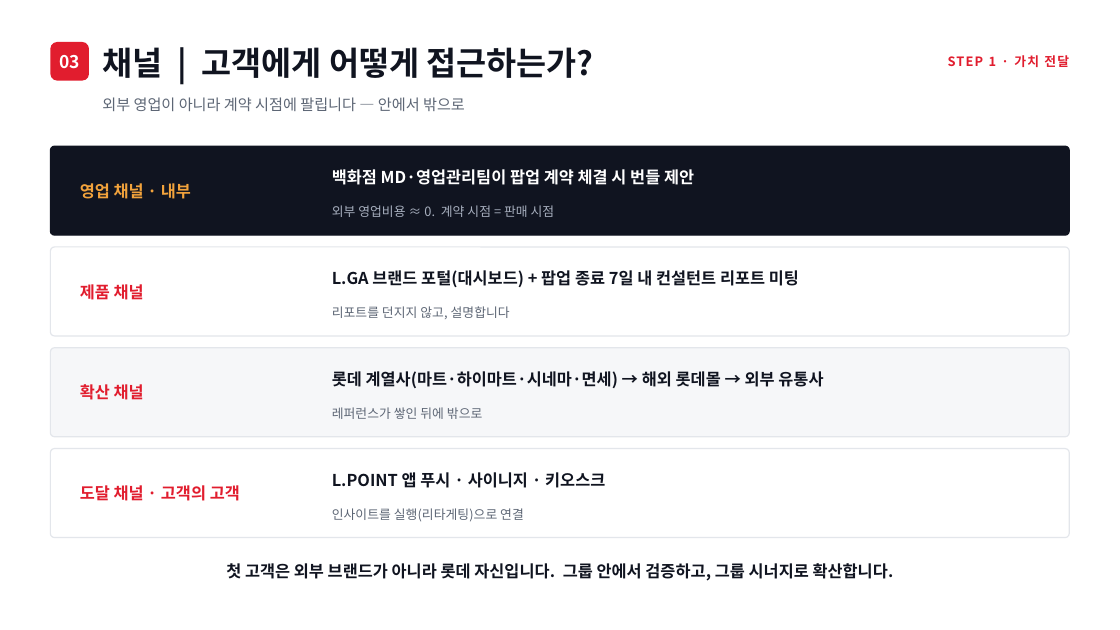
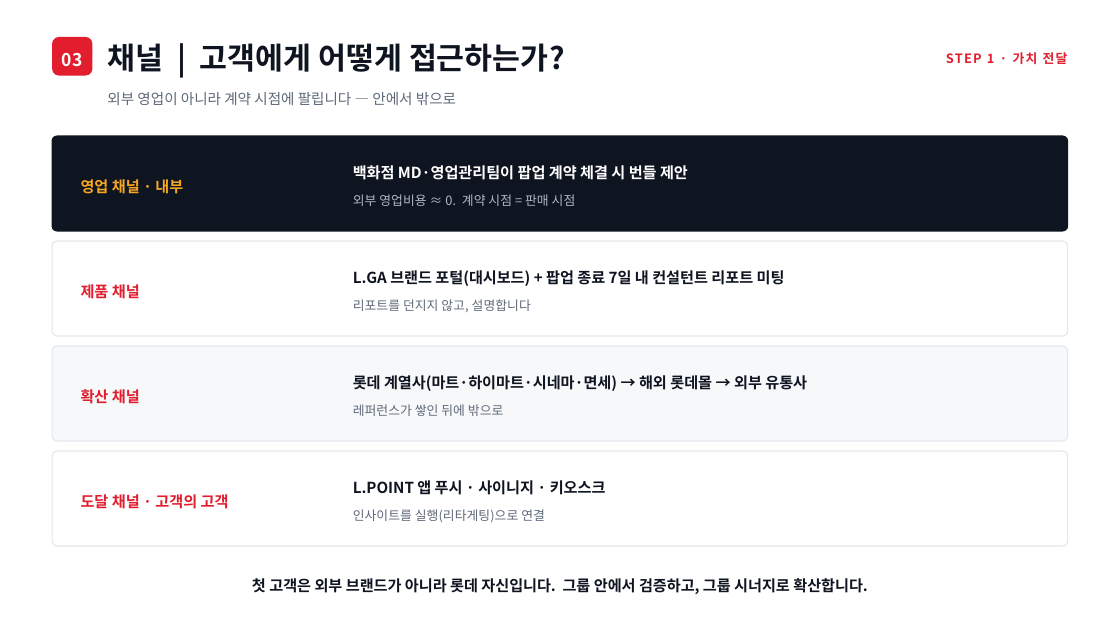
Before and after one commit to neti84-design/LMBA, a slide deck: slide 7 of LGA_롯데신사업_발표.pptx. Drawn at 1120x630 pixels with LibreOffice and Linux fonts; fonts in the diff are those of the drawing. Boxes give left, top, right and bottom in pixels: in the first picture for what was removed or moved away, otherwise in the second. Text is boxed around its words. In the diff, an @@ line names an element or a change of style, - is before the commit and + after.

```diff
--- a/LGA_롯데신사업_발표.pptx
+++ b/LGA_롯데신사업_발표.pptx
@@ text "03" at [62,53,83,67]: line spacing 1 to 23pt @@
@@ rounded rectangle: place and size @@
-rounded rectangle at [50,42,89,81]
+rounded rectangle at [52,37,92,76]
@@ text "채널 | 고객에게 어떻게 접근하는가?" at [107,43,565,72]: size 28 to 26 pt, text colour #101420 to #0E1420; line spacing 1 to 31pt @@
@@ text "STEP 1 · 가치 전달" at [946,52,1068,64]: line spacing 1 to 17pt @@
@@ text "외부 영업이 아니라 계약 시점에 ..." at [107,92,456,105]: size 13 to 12.5 pt, text colour #5D6675 to #5E6979; line spacing 1 to 19pt; vertical alignment middle to top @@
@@ rounded rectangle: place and size @@
-rounded rectangle at [50,146,1070,235]
+rounded rectangle at [52,136,1068,231]
@@ rounded rectangle at [52,136,1068,231]: fill #101420 to #0E1420; outline #101420 1 pt to #0E1420 1 pt; proportions changed @@
@@ text "영업 채널 · 내부" at [81,179,183,194]: size 14 to 13 pt, text colour #F2A33C to #F5A623; line spacing 1 to 20pt @@
@@ text "백화점 MD·영업관리팀이 팝업 계약 체결 ...": place and size @@
-text "백화점 MD·영업관리팀이 팝업 계약 체결 ..." at [332,169,694,185]
+text "백화점 MD·영업관리팀이 팝업 계약 체결 ..." at [353,165,688,180]
@@ text "백화점 MD·영업관리팀이 팝업 계약 체결 ..." at [353,165,688,180]: size 14 to 13 pt; line spacing 1 to 20pt; vertical alignment middle to top @@
@@ text "외부 영업비용 ≈ 0. 계약 ...": place and size @@
-text "외부 영업비용 ≈ 0. 계약 ..." at [332,205,555,217]
+text "외부 영업비용 ≈ 0. 계약 ..." at [353,194,576,206]
@@ text "외부 영업비용 ≈ 0. 계약 ..." at [353,194,576,206]: text colour #A7AFBE to #AEB8C7; line spacing 1 to 17pt; vertical alignment middle to top @@
@@ rounded rectangle: place and size @@
-rounded rectangle at [50,247,1070,336]
+rounded rectangle at [52,241,1068,336]
@@ rounded rectangle at [52,241,1068,336]: outline #E3E6EB 1 pt to #E4E8EE 1 pt; proportions changed @@
@@ text "L.GA 브랜드 포털(대시보드) + 팝업 ...": place and size @@
-text "L.GA 브랜드 포털(대시보드) + 팝업 ..." at [332,270,799,287]
+text "L.GA 브랜드 포털(대시보드) + 팝업 ..." at [353,270,785,286]
@@ text colour #5D6675 to #5E6979; line spacing 1 to 17pt; vertical alignment middle to top in 3 elements at [353,509,545,523], [353,404,503,416], [353,299,531,312] @@
@@ text "리포트를 던지지 않고, 설명합니다": place and size @@
-text "리포트를 던지지 않고, 설명합니다" at [332,306,510,319]
+text "리포트를 던지지 않고, 설명합니다" at [353,299,531,312]
@@ rounded rectangle: place and size @@
-rounded rectangle at [50,348,1070,437]
+rounded rectangle at [52,346,1068,441]
@@ rounded rectangle at [52,346,1068,441]: fill #F6F7F9 to #F7F8FA; outline #E3E6EB 1 pt to #E4E8EE 1 pt; proportions changed @@
@@ text "롯데 계열사(마트·하이마트·시네마·면세) → 해외 롯데몰 ...": place and size @@
-text "롯데 계열사(마트·하이마트·시네마·면세) → 해외 롯데몰 ..." at [332,371,823,388]
+text "롯데 계열사(마트·하이마트·시네마·면세) → 해외 롯데몰 ..." at [353,375,807,391]
@@ text "레퍼런스가 쌓인 뒤에 밖으로": place and size @@
-text "레퍼런스가 쌓인 뒤에 밖으로" at [332,407,482,419]
+text "레퍼런스가 쌓인 뒤에 밖으로" at [353,404,503,416]
@@ rounded rectangle at [52,451,1068,546]: outline #E3E6EB 1 pt to #E4E8EE 1 pt; proportions changed @@
@@ rounded rectangle: place and size @@
-rounded rectangle at [50,449,1070,538]
+rounded rectangle at [52,451,1068,546]
@@ size 14 to 13 pt; line spacing 1 to 20pt in 3 elements at [81,389,140,404], [81,282,140,302], [81,494,229,509] @@
@@ size 14 to 13 pt, text colour #101420 to #0E1420; line spacing 1 to 20pt; vertical alignment middle to top in 3 elements at [353,270,785,286], [353,375,807,391], [353,480,606,495] @@
@@ text "L.POINT 앱 푸시 · 사이니지 ...": place and size @@
-text "L.POINT 앱 푸시 · 사이니지 ..." at [332,472,605,488]
+text "L.POINT 앱 푸시 · 사이니지 ..." at [353,480,606,495]
@@ text "인사이트를 실행(리타게팅)으로 연결": place and size @@
-text "인사이트를 실행(리타게팅)으로 연결" at [332,508,524,522]
+text "인사이트를 실행(리타게팅)으로 연결" at [353,509,545,523]
@@ text "첫 고객은 외부 브랜드가 아니라 ...": place and size @@
-text "첫 고객은 외부 브랜드가 아니라 ..." at [226,563,894,581]
+text "첫 고객은 외부 브랜드가 아니라 ..." at [252,578,867,594]
@@ text "첫 고객은 외부 브랜드가 아니라 ..." at [252,578,867,594]: size 14 to 13 pt, text colour #101420 to #0E1420; line spacing 1 to 20pt @@
```
Also in this commit, not shown: 15 other slides changed, 6 other files.
